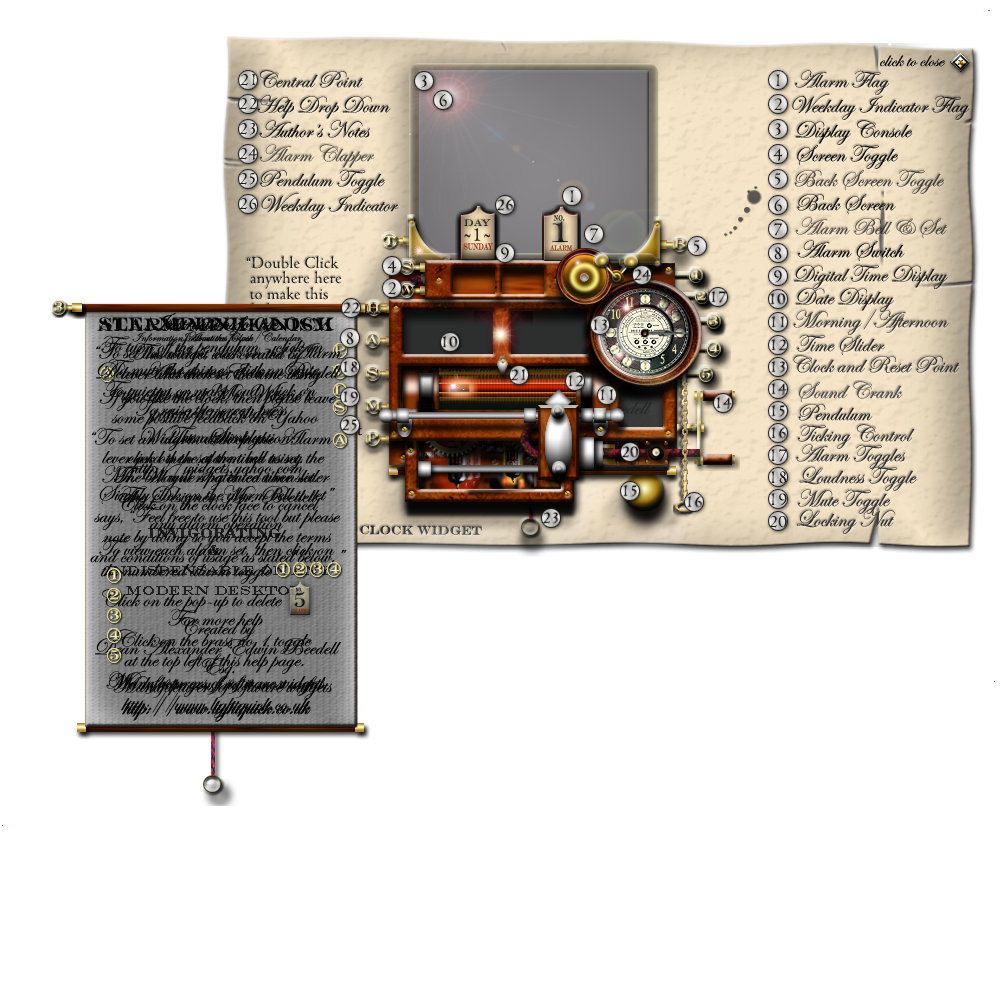
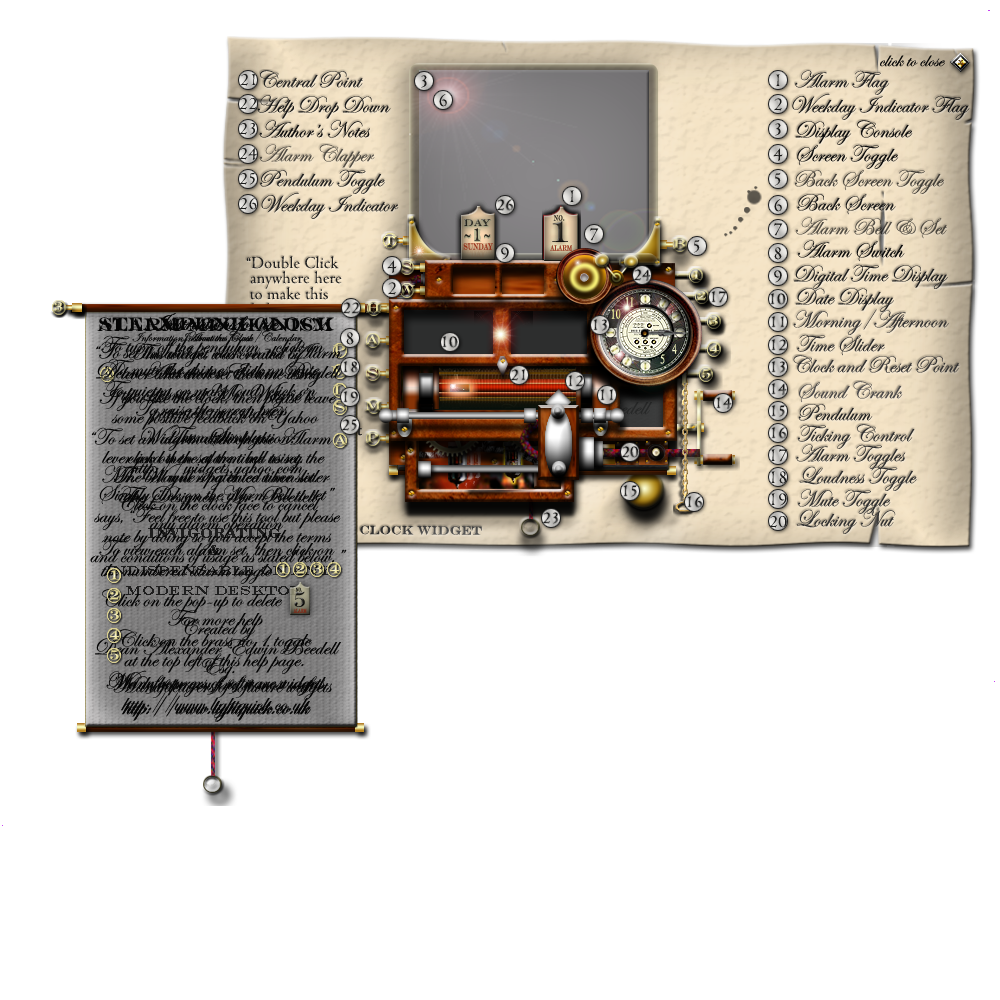
Revision of a layered 1000×1000 image; what changed, layer by layer:
removed layer "weekdayredcover" over [460, 204, 494, 259]
painted on "sunday" over [455, 201, 501, 261]
painted on "monday" over [455, 201, 501, 261]
painted on "tuesday" over [455, 201, 501, 261]
painted on "wednesday" over [455, 201, 501, 261]
painted on "thursday" over [455, 201, 501, 261]
painted on "friday" over [455, 201, 501, 261]
painted on "saturday" over [454, 204, 500, 261]
added layer "weekdayred" above "weekday" over [455, 201, 501, 261]
added layer "weekday" above "weekdaytoggle" over [455, 201, 501, 261]
painted on "alarm1till" over [544, 206, 577, 258]
painted on "alarm2till" over [544, 206, 577, 258]
painted on "alarm3till" over [544, 206, 577, 258]
painted on "alarm4till" over [544, 209, 577, 258]
painted on "alarm5till" over [544, 209, 577, 258]
